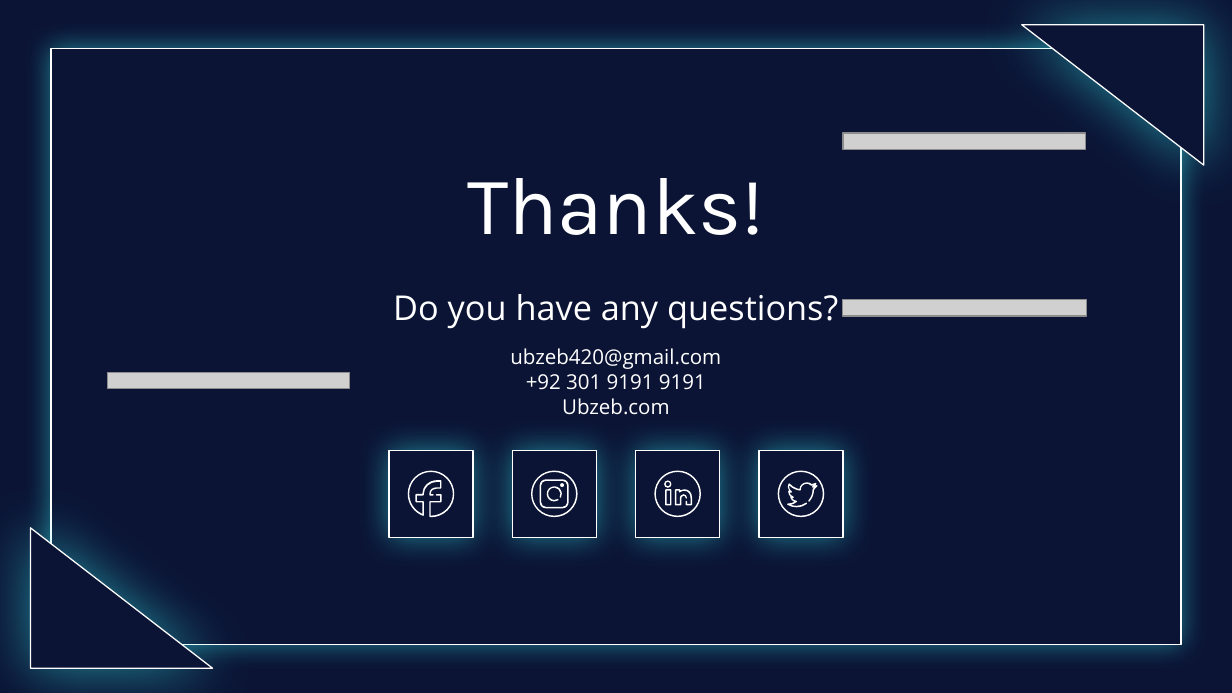
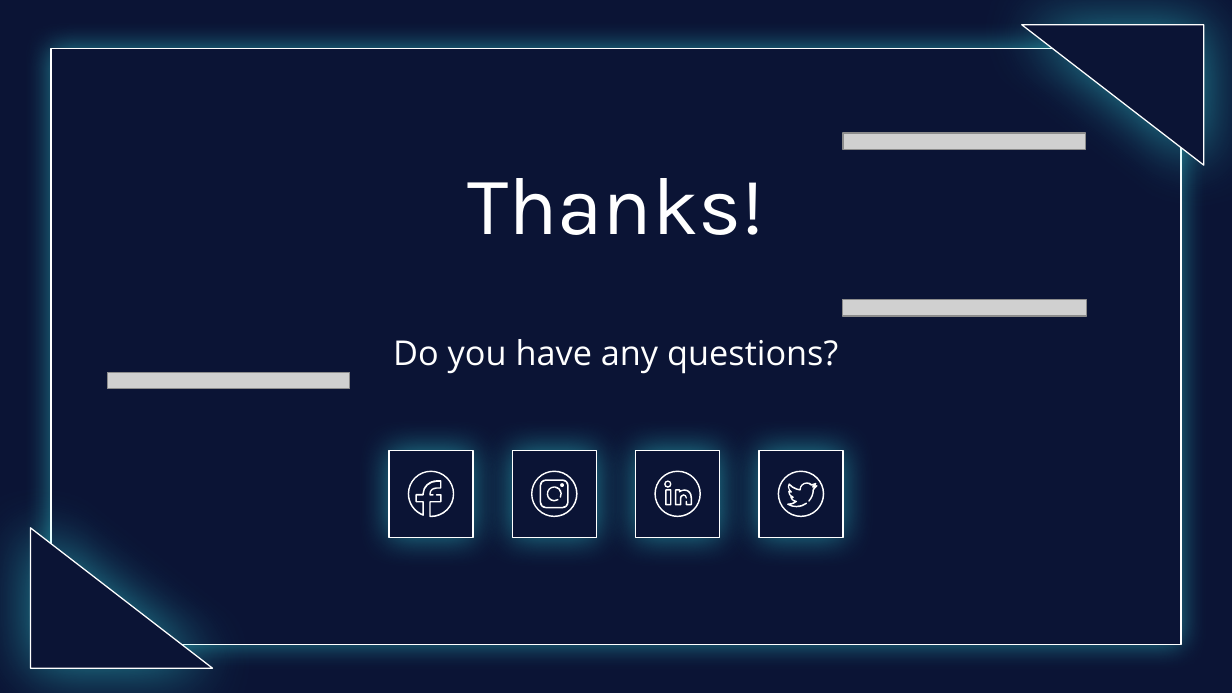
Before and after one commit to UbaidBinWaris/BSCS, a slide deck: slide 16 of BSCS 4B/DB lab/Project/DBMS lab presentation.pptx. Drawn at 1232x693 pixels with LibreOffice and Linux fonts; fonts in the diff are those of the drawing; grey boxes stand for pictures; background and template pictures are left out. Boxes give left, top, right and bottom in pixels: in the first picture for what was removed or moved away, otherwise in the second. Text is boxed around its words. In the diff, an @@ line names an element or a change of style, - is before the commit and + after.

```diff
--- a/BSCS 4B/DB lab/Project/DBMS lab presentation.pptx
+++ b/BSCS 4B/DB lab/Project/DBMS lab presentation.pptx
@@ text at [510, 348, 721, 415]: paragraphs removed @@
-ubzeb420@gmail.com
-+92 301 9191 9191
-Ubzeb.com
```
Also in this commit, not shown: 3 other slides changed, 12 slides added, 12 slides removed, 3 other files.
